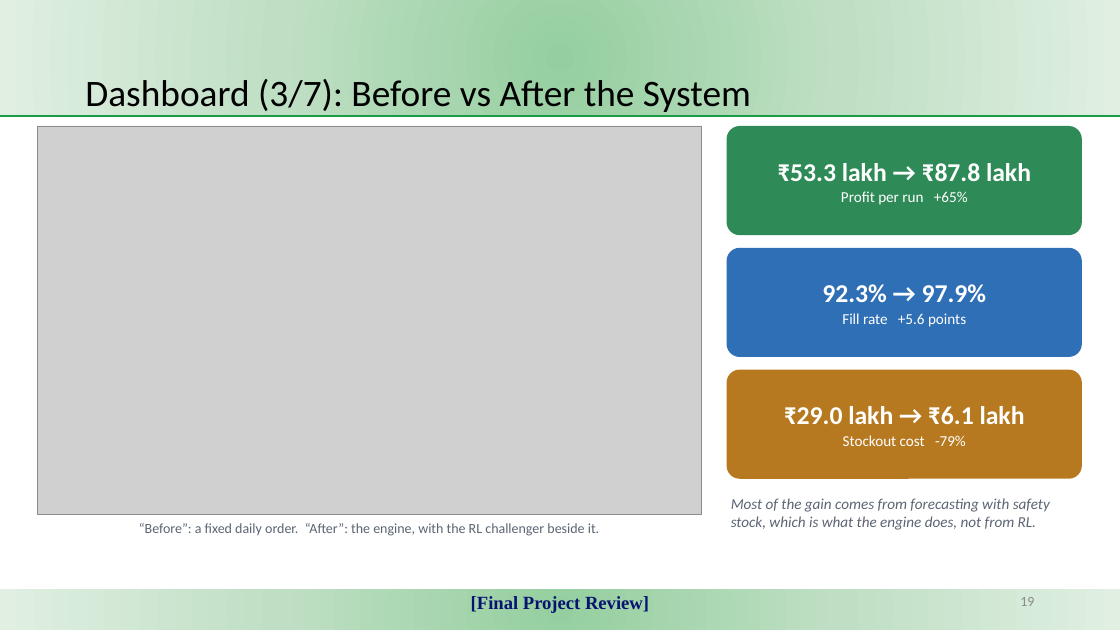
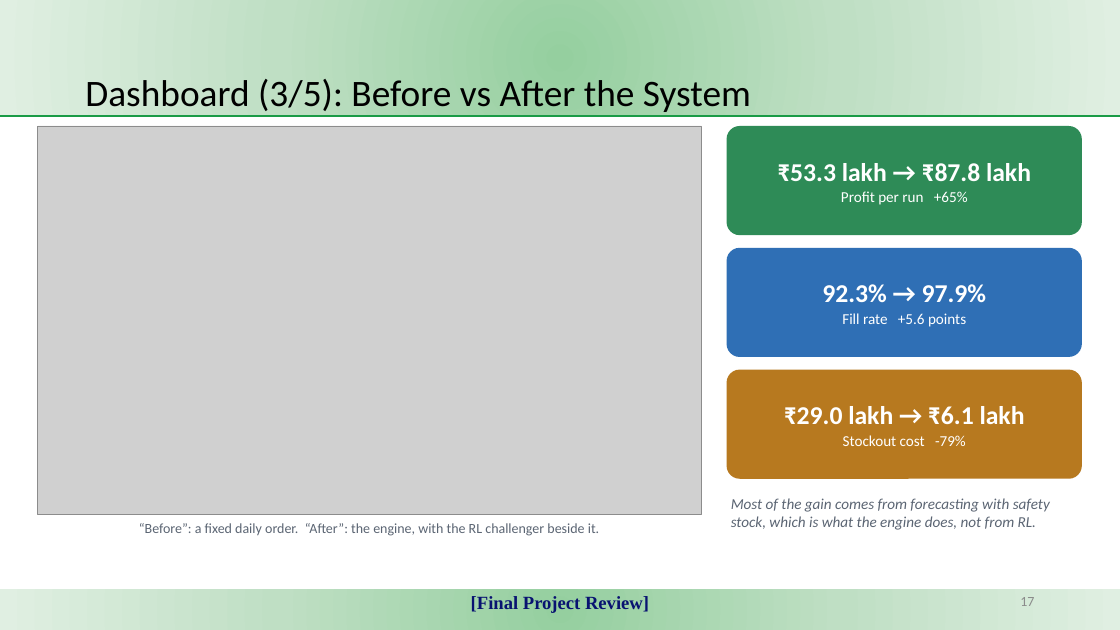
Before and after one commit to KJSK-Koushik/Supply-AI-RL-Explainable-supply-chain-Optimisation, a slide deck: slide 17 of reports/SupplyAI-RL_Final_Project_Review.pptx (slide 19 before the commit). Drawn at 1120x630 pixels with LibreOffice and Linux fonts; fonts in the diff are those of the drawing; grey boxes stand for pictures. Boxes give left, top, right and bottom in pixels: in the first picture for what was removed or moved away, otherwise in the second. Text is boxed around its words. In the diff, an @@ line names an element or a change of style, - is before the commit and + after.

```diff
--- a/reports/SupplyAI-RL_Final_Project_Review.pptx
+++ b/reports/SupplyAI-RL_Final_Project_Review.pptx
@@ title at bbox=[85, 79, 751, 116]: text changed @@
-Dashboard (3/7): Before vs After the System
+Dashboard (3/5): Before vs After the System
@@ page number at bbox=[1020, 597, 1034, 606]: text changed @@
-19
+17
```
Also in this commit, not shown: 6 other slides changed, 4 slides removed, 3 other files.
